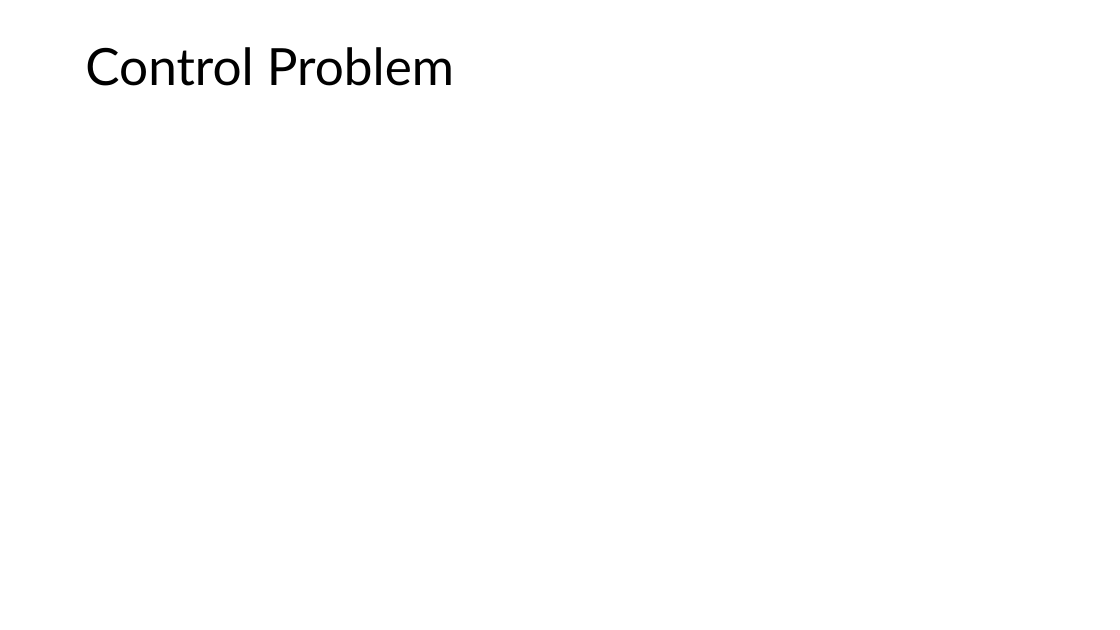
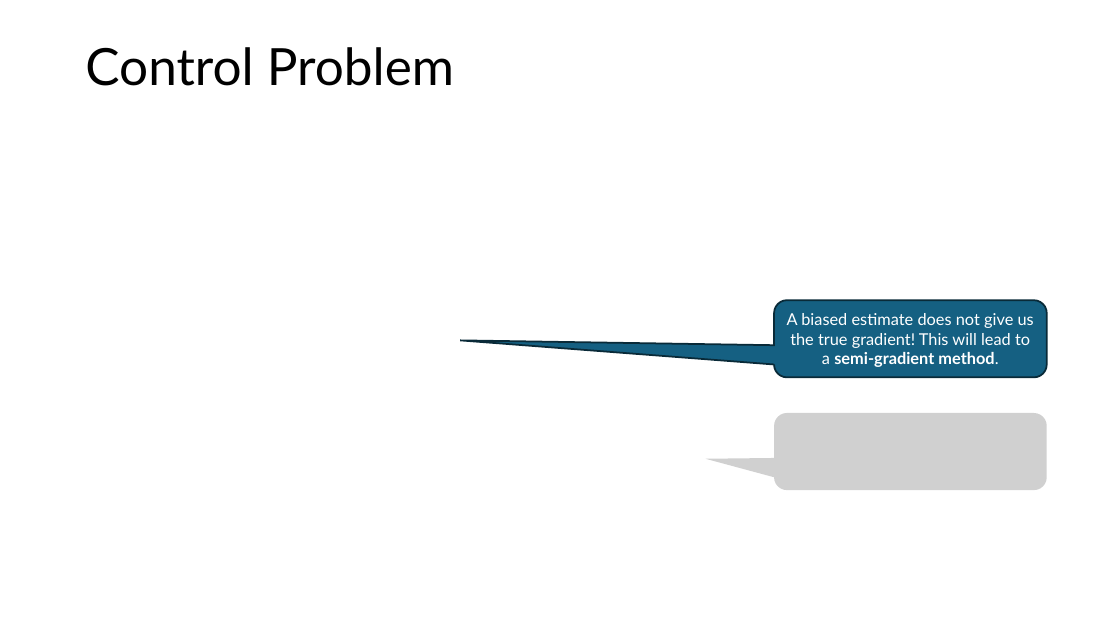
Before and after one commit to mhahsler/Introduction_to_Reinforcement_Learning, a slide deck: slide 33 of slides/Lecture_Chapter09.pptx. Drawn at 1120x630 pixels with LibreOffice and Linux fonts; fonts in the diff are those of the drawing; grey boxes stand for pictures. Boxes give left, top, right and bottom in pixels: in the first picture for what was removed or moved away, otherwise in the second. Text is boxed around its words. In the diff, an @@ line names an element or a change of style, - is before the commit and + after.

```diff
--- a/slides/Lecture_Chapter09.pptx
+++ b/slides/Lecture_Chapter09.pptx
@@ rounded speech box added at (775,300,1048,377), fill #156082, outline #092A39 1.5 pt, 14 pt, text #FFFFFF @@
+A biased estimate does not give us the true gradient! This will lead to a semi-gradient method.
@@ picture added at (775,413,1048,491) @@
```
Also in this commit, not shown: 1 other slide changed, 5 other files.
